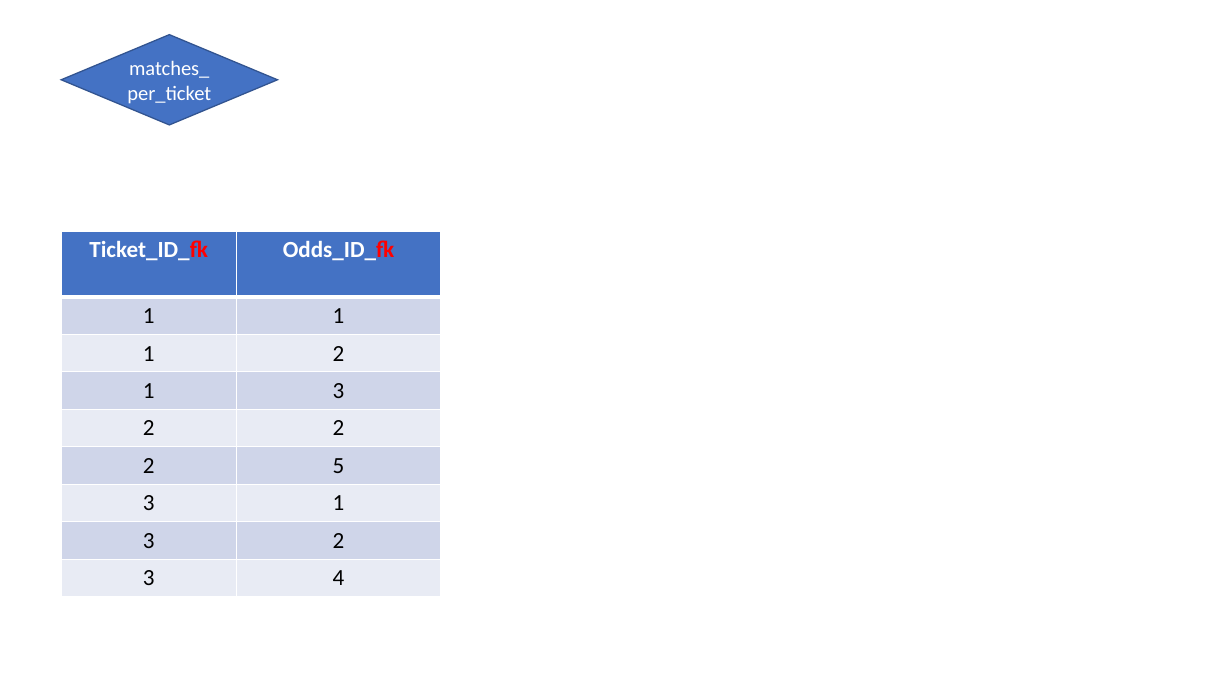
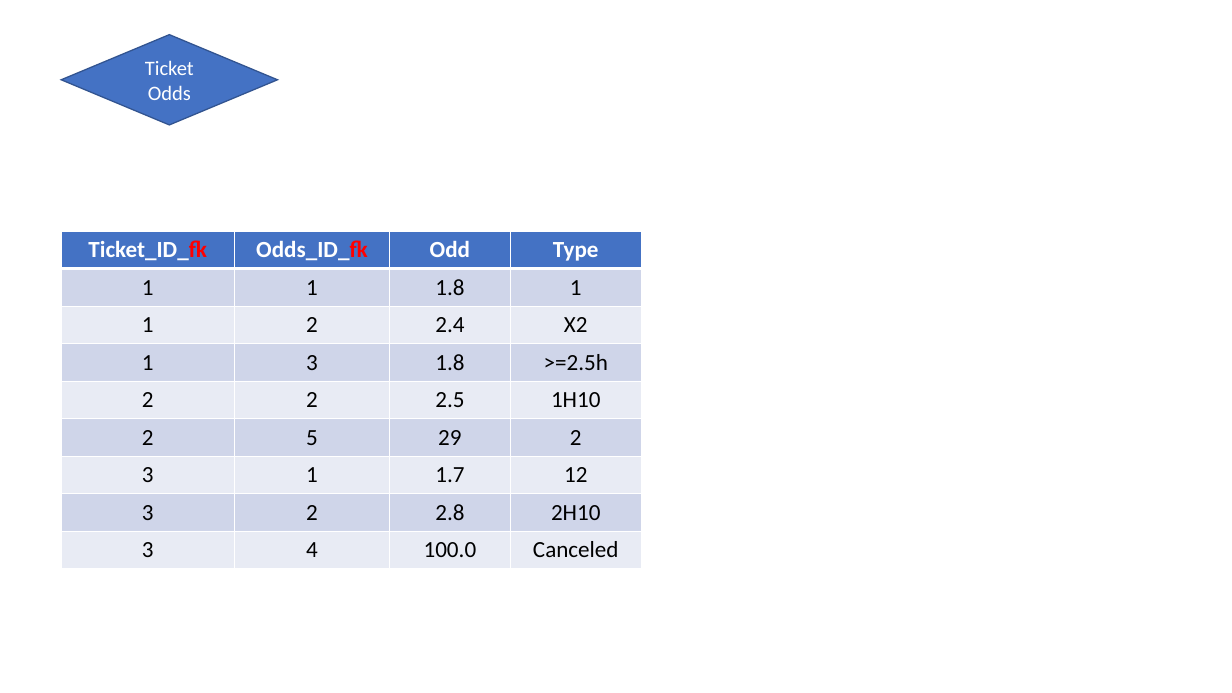
Before and after one commit to LjuboM/Betting-app, a slide deck: slide 5 of Database Logic.pptx. Drawn at 1232x693 pixels with LibreOffice and Linux fonts; fonts in the diff are those of the drawing. Boxes give left, top, right and bottom in pixels: in the first picture for what was removed or moved away, otherwise in the second. Text is boxed around its words. In the diff, an @@ line names an element or a change of style, - is before the commit and + after.

```diff
--- a/Database Logic.pptx
+++ b/Database Logic.pptx
@@ text in diamond at (x1=145, y1=60, x2=194, y2=100): text changed @@
-matches_per_ticket
+Ticket Odds
@@ table at (x1=61, y1=231, x2=640, y2=567) @@
+column 3: Odd | 1.8 | 2.4 | 1.8 | 2.5 | 29 | 1.7 | 2.8 | 100.0
+column 4: Type | 1 | X2 | >=2.5h | 1H10 | 2 | 12 | 2H10 | Canceled
@@ table resized from (x1=61, y1=231, x2=441, y2=595) to (x1=61, y1=231, x2=640, y2=567) @@
```
Also in this commit, not shown: 4 other slides changed, 5 other files.
